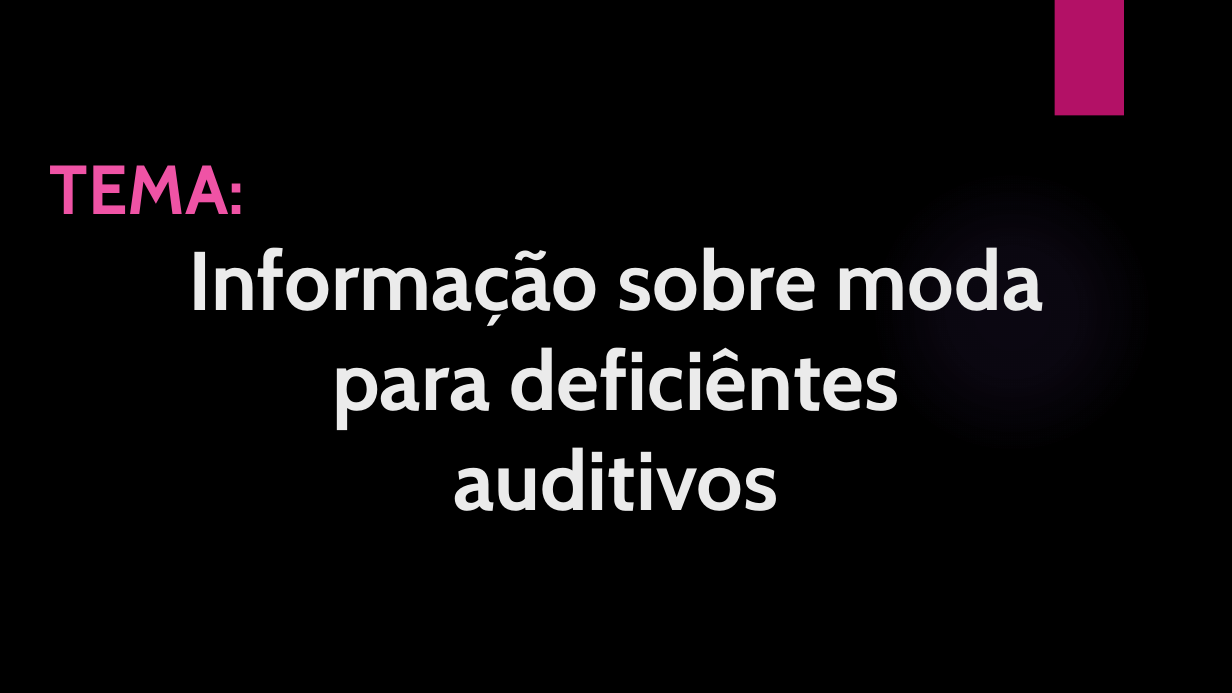
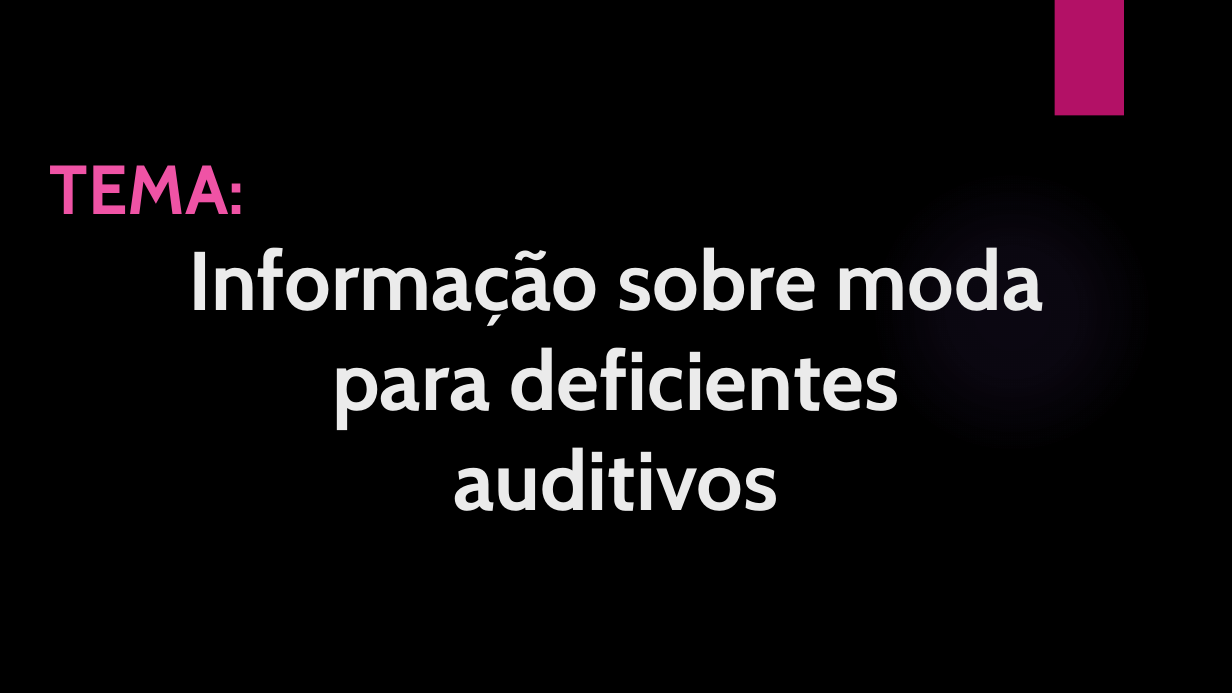
Before and after one commit to JulyanaMartins/Faculdade, a slide deck: slide 2 of 5º periodo/Introdução ao TCC/Apresentação de moda- Final.pptx. Drawn at 1232x693 pixels with LibreOffice and Linux fonts; fonts in the diff are those of the drawing; background and template pictures are left out. Boxes give left, top, right and bottom in pixels: in the first picture for what was removed or moved away, otherwise in the second. Text is boxed around its words. In the diff, an @@ line names an element or a change of style, - is before the commit and + after.

```diff
--- a/5º periodo/Introdução ao TCC/Apresentação de moda- Final.pptx
+++ b/5º periodo/Introdução ao TCC/Apresentação de moda- Final.pptx
@@ title at (188,247,1044,511): text changed @@
-Informação sobre moda para deficiêntes auditivos
+Informação sobre moda para deficientes auditivos
```
Also in this commit, not shown: 1 other file.
